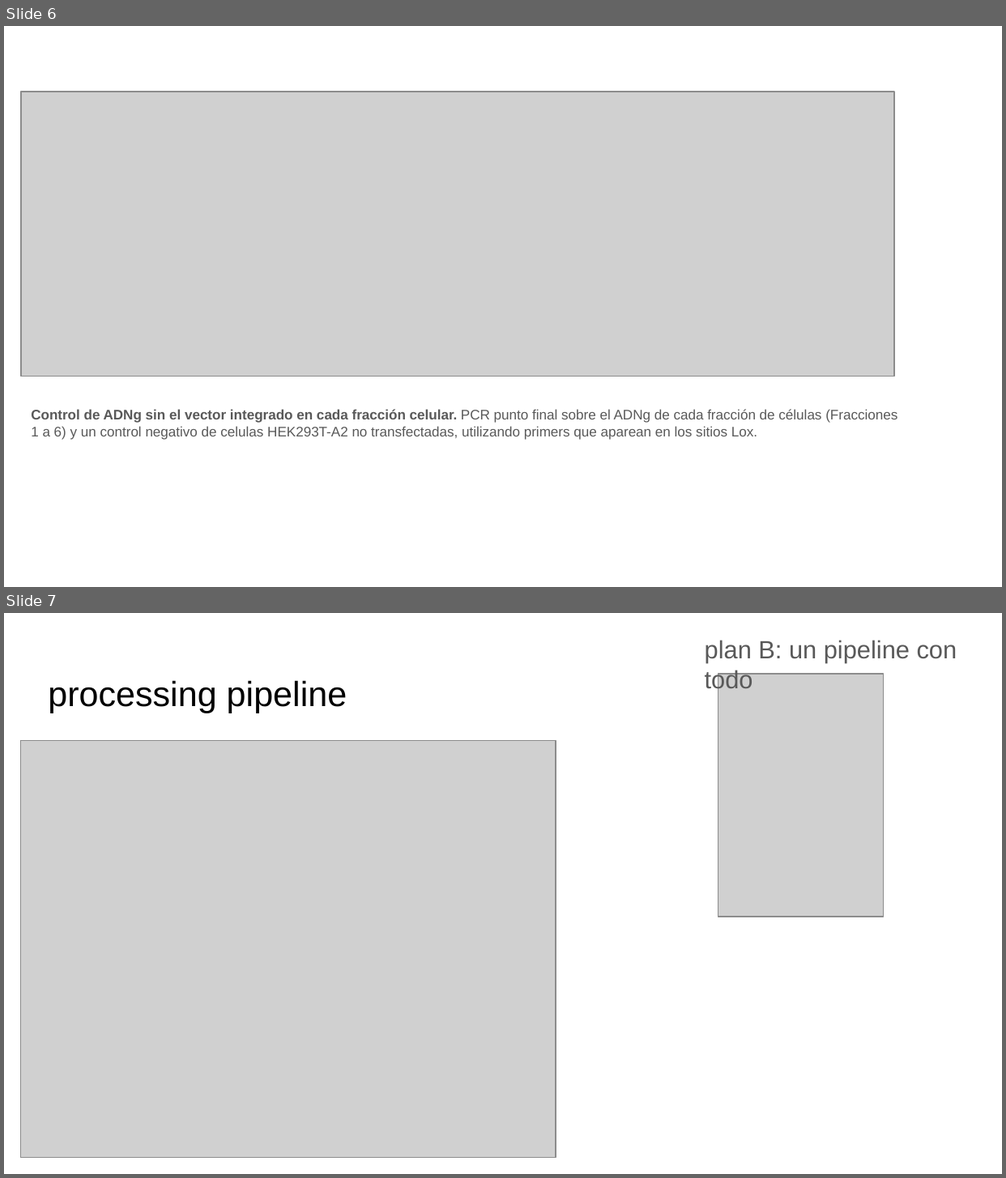
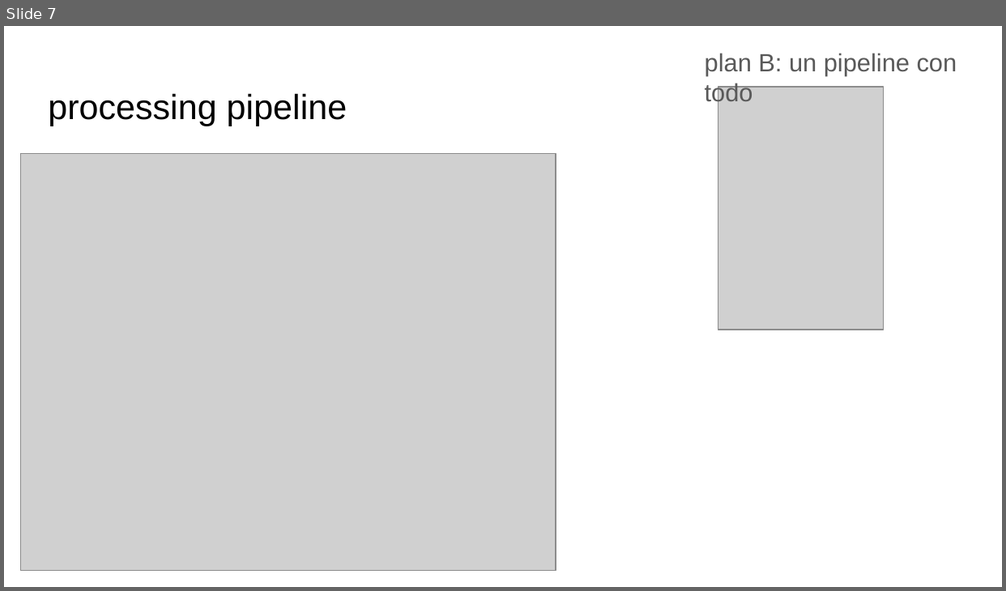
Before and after one commit to martin-iungman/TesisDoc, a slide deck: docs/Fig MyM.pptx. Shown one above the other, each under a label of ours: slides 6 and 7 before the commit, slide 7 after it. The pictures are 1006x1178 and 1006x591 pixels, drawn with LibreOffice and Linux fonts; fonts in the diff are those of the drawing; grey boxes stand for pictures. Boxes give left, top, right and bottom in pixels: in the first picture for what was removed or moved away, otherwise in the second. Text is boxed around its words. In the diff, an @@ line names an element or a change of style, - is before the commit and + after.

```diff
--- a/docs/Fig MyM.pptx
+++ b/docs/Fig MyM.pptx
@@ slide 6 removed at box(4, 26, 1002, 587), background #FFFFFF @@
@@ picture removed at box(21, 92, 894, 376) @@
@@ text removed at box(31, 409, 897, 440) @@
-Control de ADNg sin el vector integrado en cada fracción celular. PCR punto final sobre el ADNg de cada fracción de células (Fracciones 1 a 6) y un control negativo de celulas HEK293T-A2 no transfectadas, utilizando primers que aparean en los sitios Lox.
```
Also in this commit, not shown: 4 slides changed, 2 slides added, 1 other slide removed, 3 other files.
